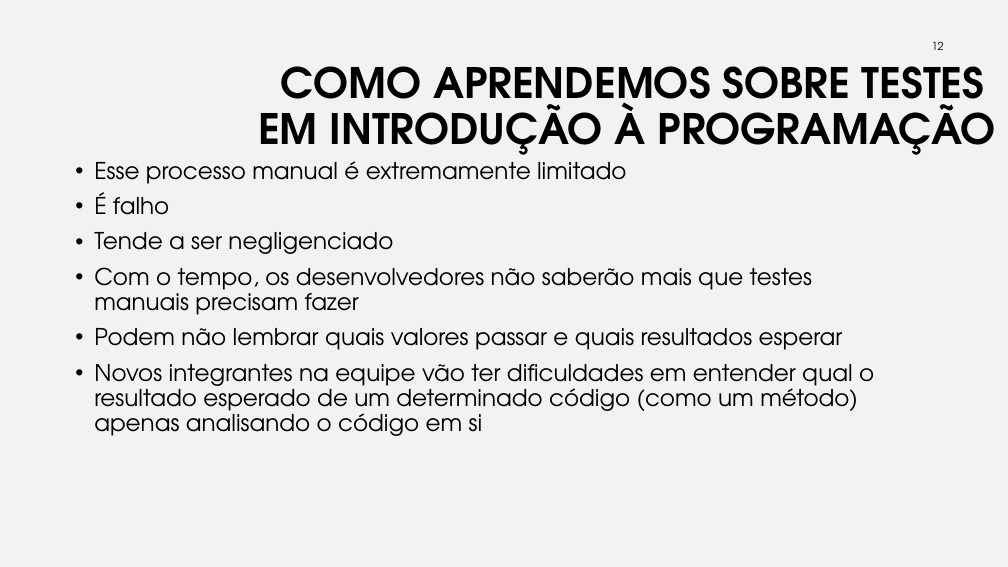
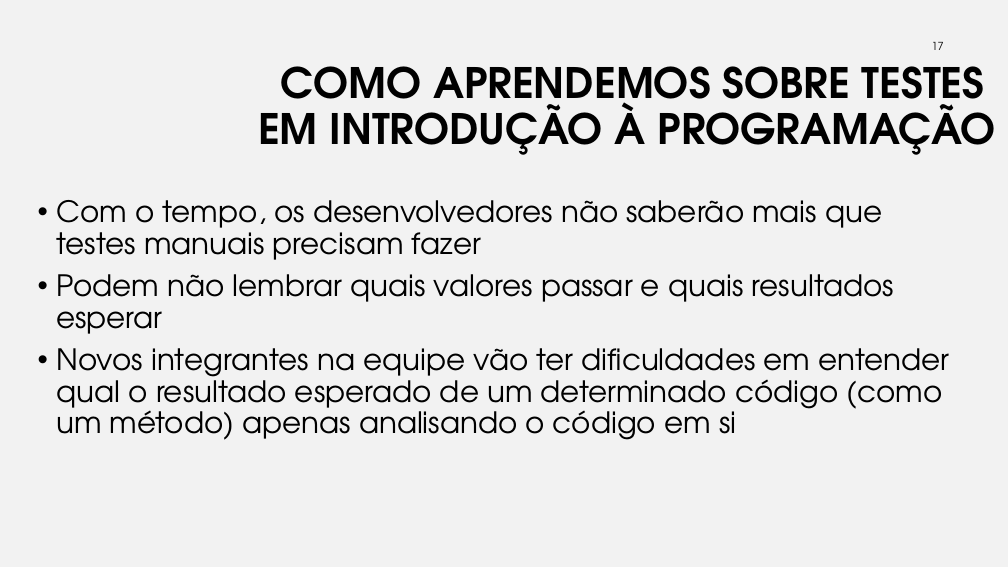
Before and after one commit to Claudio-Barbosa-da-Silva/testes-de-software, a slide deck: slide 17 of projects/01-introducao-tdd/tdd.pptx (slide 12 before the commit). Drawn at 1008x567 pixels with LibreOffice and Linux fonts; fonts in the diff are those of the drawing; background and template pictures are left out. Boxes give left, top, right and bottom in pixels: in the first picture for what was removed or moved away, otherwise in the second. Text is boxed around its words. In the diff, an @@ line names an element or a change of style, - is before the commit and + after.

```diff
--- a/projects/01-introducao-tdd/tdd.pptx
+++ b/projects/01-introducao-tdd/tdd.pptx
@@ page number at bbox=[932, 42, 944, 50]: text changed @@
-12
+17
@@ text at bbox=[94, 161, 626, 254]: paragraphs removed @@
-• Esse processo manual é extremamente limitado
-• É falho
-• Tende a ser negligenciado
@@ text "Com o tempo, os desenvolvedores ...": place and size @@
-text "Com o tempo, os desenvolvedores ..." at bbox=[94, 161, 874, 436]
+text "Com o tempo, os desenvolvedores ..." at bbox=[56, 200, 949, 440]
@@ text "Com o tempo, os desenvolvedores ..." at bbox=[56, 200, 949, 440]: size 22 to 28 pt @@
```
Also in this commit, not shown: 21 other slides changed, 7 slides added, 1 other file.
